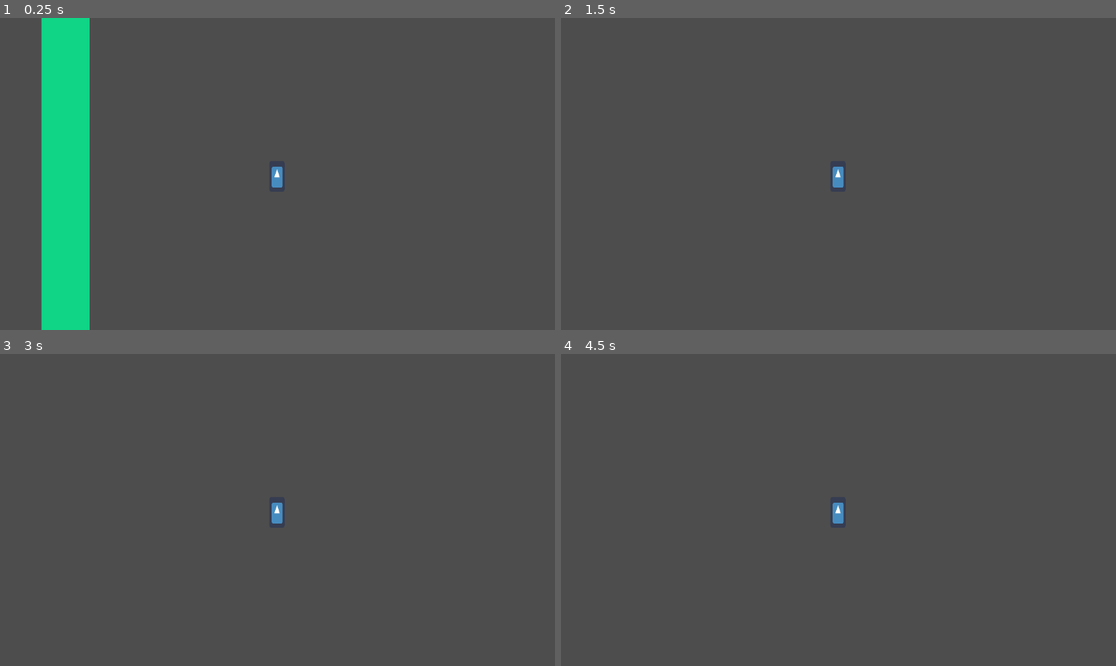
Above: before the commit, frames 1-4 (two rows, left to right).
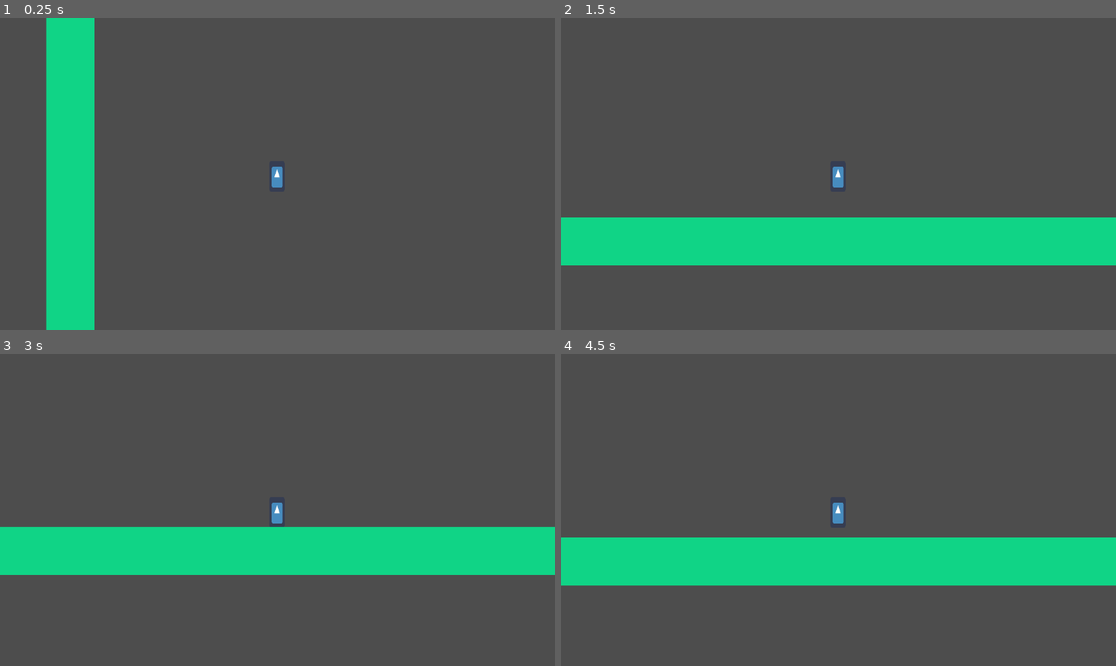
Above: after the commit, the same moments.

Repository: bobbleheadhobo/Science-Hell
Game: Godot game, scene res://Scenes/VirusWorld.tscn
Same seed, same stepped clock (60 frames per second), same inputs: the game is played once before the commit and once after it. The engine's default icon, where the game draws it, is replaced by a stand-in: a white triangle on a blue panel in a dark square.
Inputs:
- Up to frame 1 (0.25 s): no input
- Up to frame 2 (1.5 s): tap Enter at 0.5 s; hold D (moveRight) from 0.53 s (still down); tap Space (jump) at 0.6, 0.77, 1.07, 1.35 s
- Up to frame 3 (3 s): tap Space (jump) at 1.52, 1.82, 2.1, 2.85 s; release D (moveRight) at 2.03 s; hold A (moveLeft) 2.03-2.78 s; hold D (moveRight) from 2.78 s (still down)
- Up to frame 4 (4.5 s): tap Space (jump) at 3.02, 3.32, 3.6, 3.77, 4.07, 4.35 s; release D (moveRight) at 4.28 s; hold A (moveLeft) from 4.28 s (still down)

The runs differ from the first frame. In frame 1, 1.9% of the frame differs, in the area x 7-18%, y 0-100%; in frame 2, 15%; in frame 3, 15%; in frame 4, 16%, in the area x 0-100%, y 58-75%.

Commit message:
Second update (lvl 4)
-Fixed acceleration
-No more infinite jumps

Diff:
--- a/testLevel/Scripts/PlayerScript.gd
+++ b/testLevel/Scripts/PlayerScript.gd
@@ -3,14 +3,11 @@
 @export var speed = 300
 @export var gravity = 10
 @export var jumpForce = 450
-@export var theAcc = 1
+@export var theAcc = 0
 var prevDir = 0
 var horizontalDirection = -2
 
 func _physics_process(delta):
-
-	if speed > 999:
-		speed = 999
 
 	if(!is_on_floor()):
 
@@ -19,25 +16,28 @@
 		if velocity.y > 999:
 			velocity.y = 999
 
-
-	if(Input.is_action_just_pressed("jump")):
+	if(Input.is_action_just_pressed("jump") && is_on_floor()):
 		velocity.y = -jumpForce
 
-
-
 	if(prevDir == horizontalDirection && horizontalDirection != 0):
-		theAcc += 0.1
-		speed += theAcc * 10
+		theAcc += 1
+		if(theAcc < 50):
+			speed = 300
+		elif(theAcc < 150):
+			speed = 600
+		else:
+			speed = 900
 		velocity.x = speed * horizontalDirection
 	else:
 		theAcc = 1
 		speed = 300
 		velocity.x = speed * horizontalDirection
 
-	horizontalDirection = Input.get_axis("moveLeft", "moveRight")
 	prevDir = horizontalDirection
 
-	velocity.x = speed * horizontalDirection
+	horizontalDirection = Input.get_axis("moveLeft", "moveRight")
+
+	# velocity.x = speed * horizontalDirection
 	set_velocity(velocity)
 	move_and_slide()
 
--- a/testLevel/project.godot
+++ b/testLevel/project.godot
@@ -10,7 +10,7 @@
 
 [application]
 
-config/name="Test Level"
+config/name="Science Hell - Level 4"
 run/main_scene="res://Scenes/VirusWorld.tscn"
 config/features=PackedStringArray("4.2")
 config/icon="res://icon.png"
Not shown, removed: README.md
